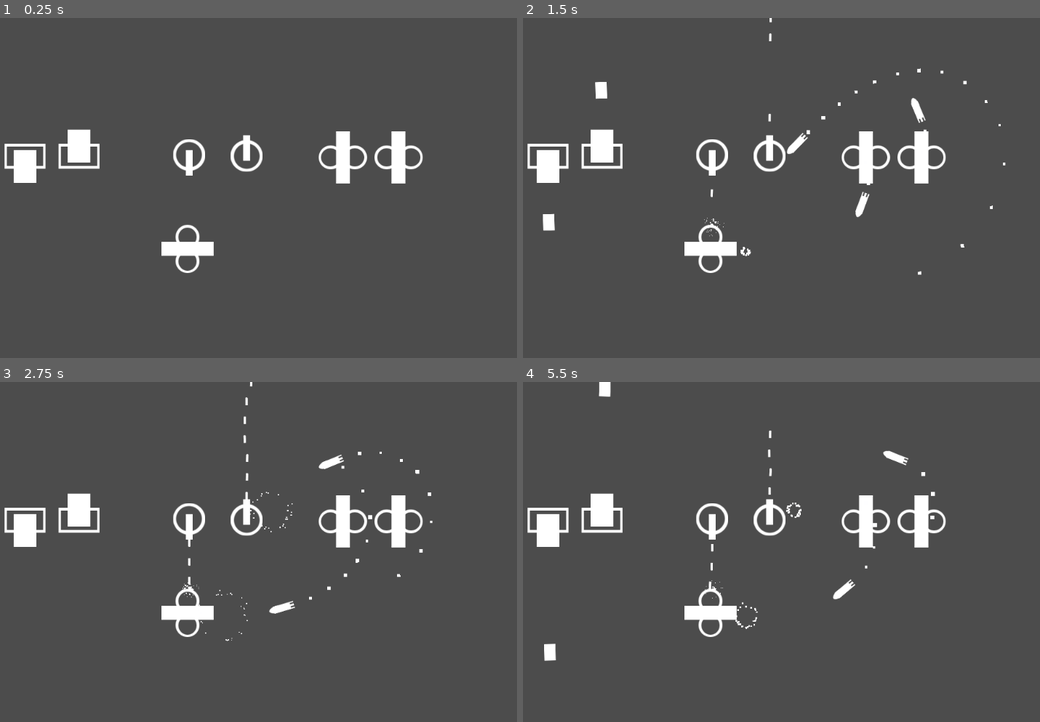
Above: before the commit, frames 1-4 (two rows, left to right).
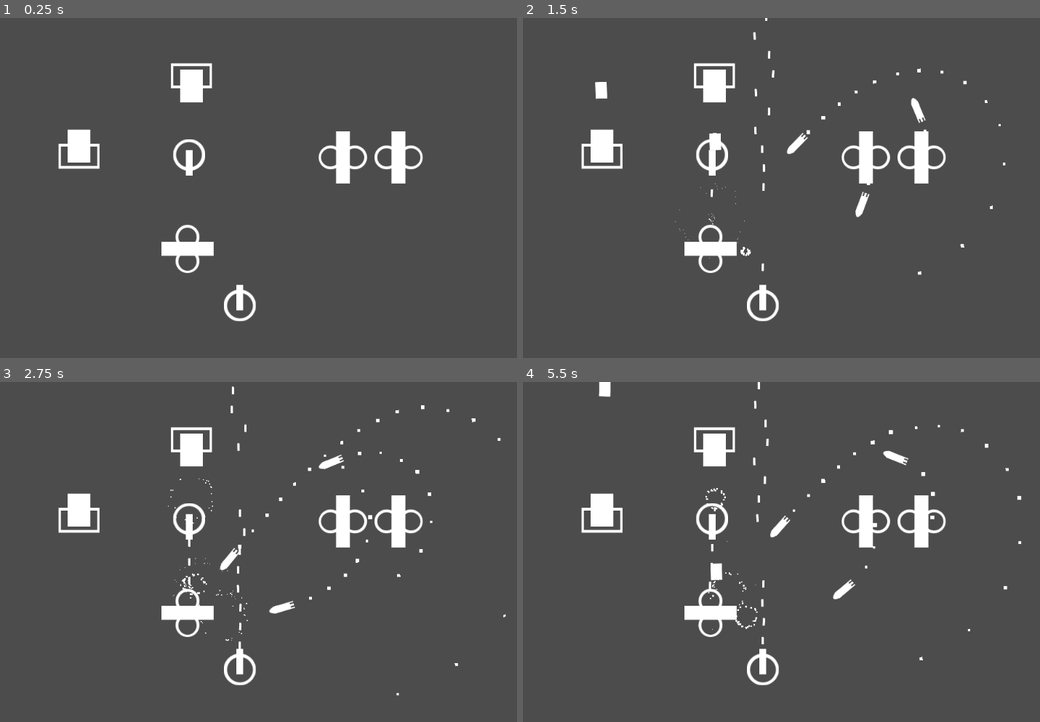
Above: after the commit, the same moments.

Repository: Arku-Tacito/Godot_Fleet
Game: Godot game, scene res://Scenes/Global/test_demo.tscn
The game is run twice, just before and just after one commit, with the same random seed, the same clock (stepped at 60 frames per second) and the same inputs. The project has no main scene, so this scene is started directly.
Inputs:
- Up to frame 1 (0.25 s): no input
- Up to frame 2 (1.5 s): tap Enter at 0.5 s; hold Space (attack) 0.53-1.28 s; tap Space (attack) at 1.35 s
- Up to frame 3 (2.75 s): hold Space (attack) from 2.03 s (still down)
- Up to frame 4 (5.5 s): release Space (attack) at 2.78 s; tap Space (attack) at 2.85, 4.35 s; hold Space (attack) 3.53-4.28 s; hold Space (attack) from 5.03 s (still down)

The runs differ from the first frame. In frame 1, 1.8% of the frame differs, in the area x 0-51%, y 13-90%; in frame 2, 2.2%; in frame 3, 2.4%; in frame 4, 2.5%, in the area x 0-97%, y 0-90%.

Commit message:
[UPDATE]动态注册发射子弹和爆炸的信号. 调整子弹击中爆炸效果

Diff:
--- a/Scenes/Effect/Explosion.gd
+++ b/Scenes/Effect/Explosion.gd
@@ -1,7 +1,7 @@
 extends Node2D
 
 func _ready():
-	$Particles2D.one_shot = false
+	$Particles2D.one_shot = true
 
 func _on_Timer_timeout():
 	queue_free()
--- a/Scenes/Effect/Explosion_small.tscn
+++ b/Scenes/Effect/Explosion_small.tscn
@@ -10,10 +10,10 @@
 
 [sub_resource type="ParticlesMaterial" id=3]
 emission_shape = 1
-emission_sphere_radius = 2.0
+emission_sphere_radius = 5.0
 flag_disable_z = true
-direction = Vector3( 0, 0, 0 )
-spread = 180.0
+direction = Vector3( -1, 0, 0 )
+spread = 26.73
 gravity = Vector3( 0, 0, 0 )
 initial_velocity = 50.0
 initial_velocity_random = 0.21
@@ -26,7 +26,7 @@
 script = ExtResource( 1 )
 
 [node name="Particles2D" type="Particles2D" parent="."]
-amount = 15
+amount = 5
 lifetime = 0.5
 explosiveness = 1.0
 local_coords = false
--- a/Scenes/Global/test_demo.gd
+++ b/Scenes/Global/test_demo.gd
@@ -1,18 +1,13 @@
 extends Node2D
 
+# 处理爆炸信号
+func _on_explosion_effect(eff_obj, position, rotation):
+	var eff = eff_obj.instance()
+	eff.global_position = position
+	eff.global_rotation = rotation
+	add_child(eff)
 
-# Declare member variables here. Examples:
-# var a = 2
-# var b = "text"
-
-# Called when the node enters the scene tree for the first time.
-func _ready():
-	pass # Replace with function body.
-
-# Called every frame. 'delta' is the elapsed time since the previous frame.
-#func _process(delta):
-#	pass
-
+# 处理发射子弹的信号
 func _on_Trigger_firebullet(bullet_obj, position, rotation, target):
 	var bu = bullet_obj.instance()
 	bu.position = position
@@ -20,4 +15,15 @@
 	bu.velocity = bu.basic_velocity.rotated(bu.rotation)
 	# bu.target = target
 	bu.target = $Target		# 测试目标
+	bu.connect("explode", self, "_on_explosion_effect")	# 连接爆炸信号
 	add_child(bu)
+
+# 连接所有子弹发射信号
+func connect_firebullet():
+	for child in get_children():
+		for group in  child.get_groups():
+			if group == "weapon_battery":
+				child.get_node("Trigger").connect("firebullet", self, "_on_Trigger_firebullet")
+
+func _ready():
+	connect_firebullet()
--- a/Scenes/Global/test_demo.tscn
+++ b/Scenes/Global/test_demo.tscn
@@ -17,7 +17,7 @@
 is_selected = true
 
 [node name="MGun2" parent="." instance=ExtResource( 2 )]
-position = Vector2( 548, 243 )
+position = Vector2( 536, 507 )
 rotation = -1.5708
 __meta__ = {
 "_edit_group_": true
@@ -25,7 +25,7 @@
 is_selected = true
 
 [node name="Cannon" parent="." instance=ExtResource( 3 )]
-position = Vector2( 158, 244 )
+position = Vector2( 451, 102 )
 rotation = 1.5708
 __meta__ = {
 "_edit_group_": true
@@ -52,17 +52,3 @@
 
 [node name="Target" parent="." instance=ExtResource( 4 )]
 position = Vector2( 444, 408 )
-
-[connection signal="firebullet" from="MGun/Trigger" to="." method="_on_Trigger_firebullet"]
-[connection signal="firebullet" from="MGun2/Trigger" to="." method="_on_Trigger_firebullet"]
-[connection signal="firebullet" from="Cannon/Trigger" to="." method="_on_Trigger_firebullet"]
-[connection signal="firebullet" from="Cannon2/Trigger" to="." method="_on_Trigger_firebullet"]
-[connection signal="firebullet" from="MachineGun/Trigger" to="." method="_on_Trigger_firebullet"]
-[connection signal="firebullet" from="MachineGun2/Trigger" to="." method="_on_Trigger_firebullet"]
-
-[editable path="MGun"]
-[editable path="MGun2"]
-[editable path="Cannon"]
-[editable path="Cannon2"]
-[editable path="MachineGun"]
-[editable path="MachineGun2"]
--- a/Scenes/Module/WeaponBattery.gd
+++ b/Scenes/Module/WeaponBattery.gd
@@ -16,6 +16,9 @@
 var status = STATUS.IDLE	# 基础状态
 
 onready var trigger = $Trigger	# 子弹发射器
+
+#func set_firebullet_fun(fun):
+#	connect("firebullet", trigger, fun)
 
 """基础函数"""
 # 状态执行
@@ -85,6 +88,7 @@
 
 ## Called when the node enters the scene tree for the first time.
 func _ready():
+	add_to_group("weapon_battery")	# 将自己的节点列为武器平台分组
 	pass # Replace with function body.
 #
 # Called every frame. 'delta' is the elapsed time since the previous frame.
--- a/Scenes/Weapon/Bullet.gd
+++ b/Scenes/Weapon/Bullet.gd
@@ -16,25 +16,37 @@
 var velocity = Vector2.ZERO
 var acceleration_velocity = Vector2.ZERO	# 加速度, 用于平滑移动(导弹跟踪用)
 
+signal explode(eff_obj, position, rotation)
+
+# 承受伤害
+func do_damage(attacker):
+	print_debug("导弹伤害")
+	emit_signal("explode", effect_explosion, global_position, global_rotation)
+	queue_free()
+
 # 执行爆炸
 func do_explode():
 	if effect_explosion:
-		var eff = effect_explosion.instance()
-		eff.visible = true
-		add_child(eff)
+		emit_signal("explode", effect_explosion, global_position, global_rotation)
+#		var eff = effect_explosion.instance()
+#		eff.visible = true
+#		add_child(eff)
 
 # 降低击穿等级, 为0则等待销毁
 func cross_level_decline():
+	do_explode()			# 执行爆炸
 	cross_level -= 1		# 击穿等级降低
-	if cross_level <= 0:	# 无法再碰撞, 停止并等待销毁
-		is_stop = true
-		for child in get_children():
-			child.visible = false
-		life_time = 30
-	do_explode()			# 执行爆炸
+	if cross_level <= 0:	# 无法再碰撞, 销毁
+		queue_free()
+
+#		is_stop = true
+#		for child in get_children():
+#			child.visible = false	# 无法显示
+#		life_time = 30		# 给个时间放爆炸再销毁
 
 # Called when the node enters the scene tree for the first time.
 func _ready():
+	add_to_group("bullet")
 	pass # Replace with function body.
 
 func _update_velocity_with_target(target_position:Vector2, delta):
@@ -58,7 +70,8 @@
 
 # 撞击到物体
 func _on_body_entered(body):
+	print_debug(body.collision_layer)
 	match body.collision_layer:
-		1:	# 单位
+		1, 4:	# 单位, 飞行器, 导弹
 			body.do_damage(self)	# 承受伤害
 			cross_level_decline()	# 撞击一次降低一次击穿等级
--- a/Scenes/Weapon/BulletTrigger.gd
+++ b/Scenes/Weapon/BulletTrigger.gd
@@ -50,6 +50,9 @@
 		cur_gen_cd = gen_cd
 		cur_bullet_n -= 1
 
+func _ready():
+	add_to_group("trigger")
+
 # 有要生成的弹药数量, 则发送信号
 func _process(delta):
 	if cur_bullet_n:
--- a/Scenes/Weapon/Cannon_Ball.tscn
+++ b/Scenes/Weapon/Cannon_Ball.tscn
@@ -8,6 +8,7 @@
 
 [node name="CaonnonBall" type="Area2D"]
 collision_layer = 2
+collision_mask = 5
 script = ExtResource( 1 )
 speed = 700
 basic_damage = 50
--- a/Scenes/Weapon/MGun_Bullet.tscn
+++ b/Scenes/Weapon/MGun_Bullet.tscn
@@ -9,6 +9,7 @@
 
 [node name="MGunBullet" type="Area2D"]
 collision_layer = 2
+collision_mask = 5
 script = ExtResource( 2 )
 aoe_damage = 0
 effect_explosion = ExtResource( 3 )
--- a/Scenes/Weapon/Missile.tscn
+++ b/Scenes/Weapon/Missile.tscn
@@ -22,6 +22,7 @@
 
 [node name="Missile" type="Area2D"]
 collision_layer = 6
+collision_mask = 5
 script = ExtResource( 1 )
 speed = 300
 rotation_speed = 5.0
